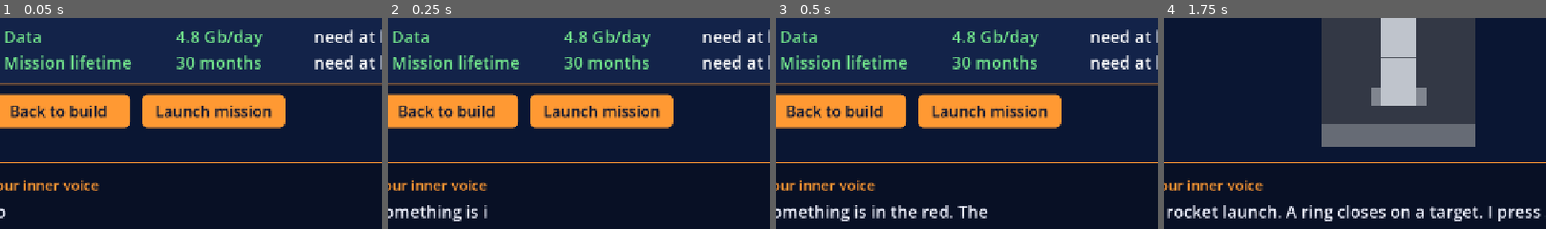
Above: before the commit, frames 1-4 (left to right).
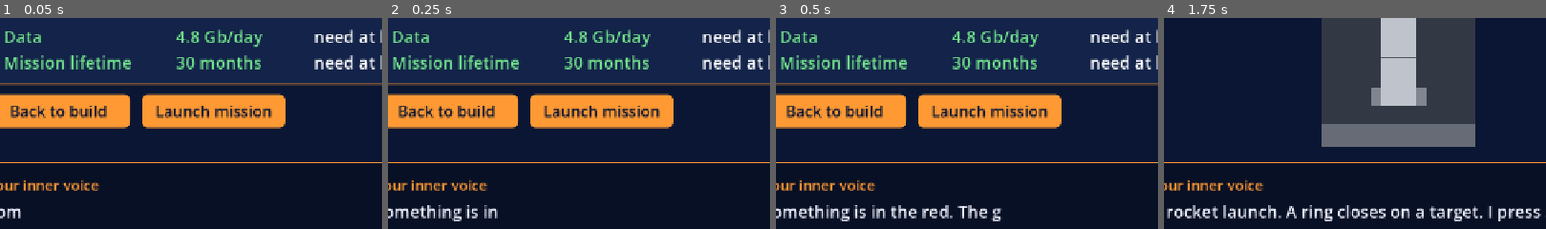
Above: after the commit, the same moments.

Repository: Kaleb-45/how-did-we-get-here
Game: Godot game, scene res://scenes/review.tscn
The game is run twice, just before and just after one commit, with the same random seed, the same clock (stepped at 60 frames per second) and the same inputs. This scene is started directly instead of the project's main scene.
Inputs (mouse positions are % of the whole screen's width and height, from its top left):
- Up to frame 1 (0.05 s): no input
- Up to frame 2 (0.25 s): no input
- Up to frame 3 (0.5 s): no input
- Up to frame 4 (1.75 s): click "Launch mission" at 0.5 s; tap Space (timed_space) at 1.25 s; move the mouse to (72, 44) at 1.27 s; hold D from 1.28 s (still down); tap E (timed_e) at 1.35 s; click (72, 44) at 1.42 s
The pictures show only the part of the screen within x 6-56%, y 45-95%; the shares and areas given below are measured in that part.

The runs differ from the first frame. In frame 1, 0.1% of the frame differs, in the area x 2-6%, y 90-96%; in frame 2, less than 0.1%; in frame 3, 0.1%; in frame 4, nothing differs.

Commit message:
C4: characters as levels, hint detail from levels.json and inner_voice.json
Co-Authored-By: Claude Opus 5.5 <noreply@anthropic.com>

Diff:
--- a/data/inner_voice.json
+++ b/data/inner_voice.json
@@ -310,42 +310,87 @@
     "success_note_flyby": "Enough data got home from Europa."
   },
   "dashboard_warnings": {
-    "_readme": "What the inner voice says when a dashboard row turns yellow (warning) or red (danger) during the walk.",
+    "_readme": "What the inner voice says when a dashboard row turns yellow (warning) or red (danger) during the walk, and when a row is in the red on the Review screen. warning / danger = the warning itself (every level hears it). problem = names what is wrong (medium and easy hear it; it can have one wording per level, because the voice only knows what its character knows: easy = the scientist, medium = the janitor). part = names the part that causes it (easy only). Which pieces each level hears is in levels.json hint_parts. Hints never give the answer.",
     "budget": {
       "warning": "Budget is getting close to the limit.",
-      "danger": "Budget is over the limit!"
+      "danger": "Budget is over the limit!",
+      "problem": {
+        "easy": "We are spending more than the plan allows. Money is counted from every part and from the rocket.",
+        "medium": "It costs more than we are allowed to spend. Like a shopping trip with too much in the cart."
+      },
+      "part": "The rocket, the high resolution camera and the large solar panel cost the most."
     },
     "mass": {
       "warning": "Mass is getting close to the limit.",
-      "danger": "Too heavy! Mass is over the limit."
+      "danger": "Too heavy! Mass is over the limit.",
+      "problem": {
+        "easy": "The total weight is high. The rocket can only lift so much, so every kilogram counts.",
+        "medium": "The spacecraft is getting heavy. Heavy things are hard to throw up into space."
+      },
+      "part": "The large solar panel and the high resolution camera weigh a lot. On a landing trip, the landing system weighs even more."
     },
     "power": {
       "warning": "Spare power is getting low.",
-      "danger": "Power is in the red! We're using more than we make."
+      "danger": "Power is in the red! We're using more than we make.",
+      "problem": {
+        "easy": "The parts use more power than the power source makes, so the spare power is falling.",
+        "medium": "Things use electricity, and we are running out of it. Like too many lights on at home."
+      },
+      "part": "The heater, the antenna and the high resolution camera use the most power."
     },
     "communications": {
       "warning": "The antenna is barely fast enough.",
-      "danger": "Communications are too slow! Earth can't hear us."
+      "danger": "Communications are too slow! Earth can't hear us.",
+      "problem": {
+        "easy": "The antenna is too slow to send the data home, and the radio gets slower the farther we go.",
+        "medium": "The messages go out too slowly. It is like a very slow phone line."
+      },
+      "part": "The antenna sets this number. The small antenna is the slow one."
     },
     "data": {
       "warning": "Data is barely keeping up with the plan.",
-      "danger": "Data is falling behind! We're not collecting enough."
+      "danger": "Data is falling behind! We're not collecting enough.",
+      "problem": {
+        "easy": "The instrument collects less data than the mission needs each day.",
+        "medium": "We are not collecting enough pictures for what we promised."
+      },
+      "part": "The camera sets this number. The basic camera collects less than the high resolution camera."
     },
     "mission_lifetime": {
       "warning": "No spare months. The spacecraft will barely last.",
-      "danger": "The spacecraft won't last long enough!"
+      "danger": "The spacecraft won't last long enough!",
+      "problem": {
+        "easy": "The spacecraft will wear out before the mission is done, because the cold and the batteries age it.",
+        "medium": "The spacecraft will not last as long as we need. Things wear out."
+      },
+      "part": "The solar panel adds spare months. A heater that is switched off makes the wear worse."
     },
     "food": {
       "warning": "The food is running low. The crew gets hungry.",
-      "danger": "The food is almost gone! The crew is in trouble."
+      "danger": "The food is almost gone! The crew is in trouble.",
+      "problem": {
+        "easy": "The crew eats every day, so the food store drops all the time, faster if a task is skipped.",
+        "medium": "The crew is eating and the food is going down. Hungry people are cranky people."
+      },
+      "part": "The food store and the ration task in the Life Support room decide this."
     },
     "water": {
       "warning": "The water is running low. Everyone is thirsty.",
-      "danger": "The water is almost gone! The crew is in trouble."
+      "danger": "The water is almost gone! The crew is in trouble.",
+      "problem": {
+        "easy": "The crew drinks water every day, and a leak or a dirty filter makes it drop faster.",
+        "medium": "The water is going down. Maybe something is leaking, or the filter is dirty?"
+      },
+      "part": "The water filter task and any leak in the Life Support room decide this."
     },
     "air": {
       "warning": "The air is getting stale. The meter is low.",
-      "danger": "The air is almost gone! The crew can barely breathe."
+      "danger": "The air is almost gone! The crew can barely breathe.",
+      "problem": {
+        "easy": "The crew breathes air every day, and a leak or an oxygen generator that is not running makes it drop faster.",
+        "medium": "The air is getting used up. People need it. A lot."
+      },
+      "part": "The oxygen generator and any air leak in the Life Support room decide this."
     }
   },
   "launch": {
--- a/data/levels.json
+++ b/data/levels.json
@@ -1,18 +1,30 @@
 {
-  "_readme": "What each play level changes. The character pi …(71 unchanged characters)…  only how much the inner voice tells you: full (names the problem and the part), some (names the problem), few (only the warning). Budget, mass, timing windows and supply use are the same for every level. To change how much help a level gives, change hint_detail here and nothing else.",
+  "_readme": "What each play level changes. The character pi …(71 unchanged characters)…  only how much the inner voice tells you. hint_parts = which pieces of a hint the voice says, in order: \"warning\" (only that something is wrong), \"problem\" (names what is wrong), \"part\" (names the part that causes it). The words for \"problem\" and \"part\" are in inner_voice.json, in dashboard_warnings (a problem line can have one wording per level: easy, medium). Budget, mass, timing windows and supply use are the same for every level. To give a level more or less help, change its hint_parts here and nothing else.",
   "source": "Written game-design choice by Kaleb, passed 2026-11-10 (AGENT_SOURCE.md section 2, levels change guidance only). It is NOT a NASA number and NOT a PLACEHOLDER.",
   "levels": {
     "easy": {
       "hint_detail": "full",
-      "source": "Written game-design choice (Scientist). Most guidance."
+      "source": "Written game-design choice (Scientist). Most guidance.",
+      "hint_parts": [
+        "warning",
+        "problem",
+        "part"
+      ]
     },
     "medium": {
       "hint_detail": "some",
-      "source": "Written game-design choice (Janitor). Some guidance."
+      "source": "Written game-design choice (Janitor). Some guidance.",
+      "hint_parts": [
+        "warning",
+        "problem"
+      ]
     },
     "hard": {
       "hint_detail": "few",
-      "source": "Written game-design choice (Student). Least guidance."
+      "source": "Written game-design choice (Student). Least guidance.",
+      "hint_parts": [
+        "warning"
+      ]
     }
   }
 }
--- a/scripts/autoload/GameState.gd
+++ b/scripts/autoload/GameState.gd
@@ -1105,6 +1105,30 @@
 	})
 
 
+# A hint for one problem, as long as this level allows.
+# levels.json "hint_parts" says which pieces the level hears, in order: "warning", "problem", "part".
+# "warning_line" is the warning piece (the caller picked it). The other pieces are
+# in inner_voice.json "dashboard_warnings" > the resource or supply id. A piece can be one
+# sentence for everybody, or a dictionary with one sentence per level (easy, medium, hard).
+# There are no sentences in this code: only the names of the pieces.
+func get_hint_text(res_id: String, warning_line: String) -> String:
+	var parts: Array = ["warning"]   # the warning is always said
+	if Data.levels.has(level):
+		parts = Data.levels[level]["hint_parts"]
+	var entry: Dictionary = Data.voice["dashboard_warnings"].get(res_id, {})
+	var lines: PackedStringArray = []
+	for piece in parts:
+		if piece == "warning":
+			lines.append(warning_line)
+			continue
+		var text = entry.get(piece, "")
+		if text is Dictionary:
+			text = text.get(level, "")   # one wording per level; a level with no wording says nothing for this piece
+		if text != "":
+			lines.append(text)
+	return " ".join(lines)
+
+
 # Lists what a part version changes, for example:
 #   "Budget +40 million $, Power -50 W spare, Data +30 Gb/day"
 # Used by the build screen (hover text) and the 3D walk (press E).
--- a/scripts/review.gd
+++ b/scripts/review.gd
@@ -108,7 +108,9 @@
 		# "Something is in the red..." plus the first problem, with numbers filled in.
 		var first: String = failed[0]
 		var what: String = GameState.fill_blanks(Data.voice["resource_failures"][first]["what"], first)
-		inner_voice.say(Data.voice["review"]["some_over"] + " " + what)
+		# The hint is as long as this level allows (levels.json): the warning is the line with the numbers,
+		# then the problem (medium, easy) and the part (easy).
+		inner_voice.say(Data.voice["review"]["some_over"] + " " + GameState.get_hint_text(first, what))
 
 
 func _on_back_pressed() -> void:
--- a/scripts/walk.gd
+++ b/scripts/walk.gd
@@ -248,7 +248,7 @@
 			continue   # no change, or it got better: say nothing
 		if res_id == "power" and alarm_stage != "waiting":
 			continue   # the shadow pass has started: the alarm lines already talk about power
-		say_warning(Data.voice["dashboard_warnings"][res_id][status])
+		say_warning(GameState.get_hint_text(res_id, Data.voice["dashboard_warnings"][res_id][status]))
 
 	# The crew supplies warn the same way: only when a color changes.
 	for id in GameState.SUPPLY_IDS if has_crew else []:
@@ -256,7 +256,7 @@
 		var supply_before: String = last_status.get(id, "")
 		last_status[id] = supply_status
 		if supply_status != supply_before and supply_status != "safe":
-			say_warning(Data.voice["dashboard_warnings"][id][supply_status])
+			say_warning(GameState.get_hint_text(id, Data.voice["dashboard_warnings"][id][supply_status]))
 
 
 # --- Talking ----------------------------------------------------------------
Not shown, changed: AGENT_SOURCE.md
Not shown, changed: TASKS.md
